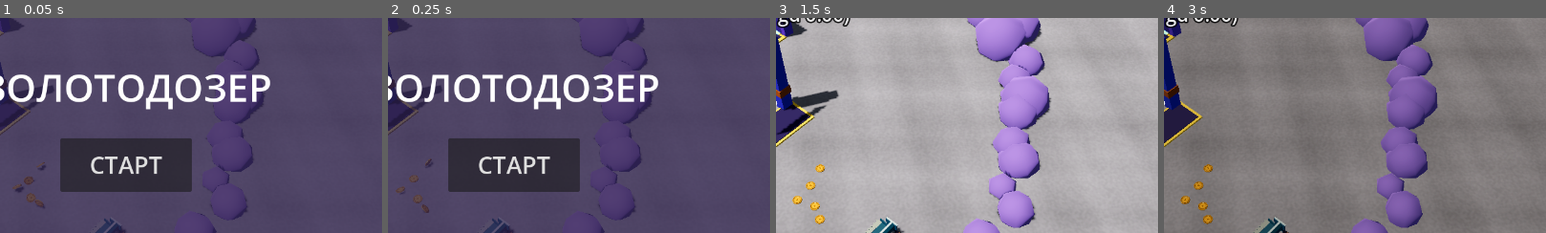
Above: before the commit, frames 1-4 (left to right).
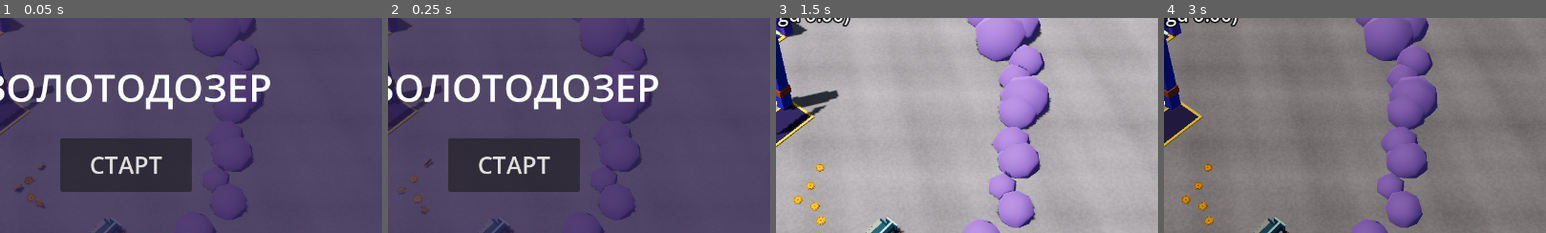
Above: after the commit, the same moments.

Repository: ui99ru/gold-harvester
Game: Godot game, scene res://scenes/game.tscn
Same seed, same stepped clock (60 frames per second), same inputs: the game is played once before the commit and once after it.
Inputs:
- Up to frame 1 (0.05 s): no input
- Up to frame 2 (0.25 s): no input
- Up to frame 3 (1.5 s): click "СТАРТ" at 0.5 s; click "🔊" at 1.25 s
- Up to frame 4 (3 s): click "🔇" at 2 s; click "Тени" at 2.75 s
The pictures show only the part of the screen within x 34-84%, y 21-71%; the shares and areas given below are measured in that part.

The runs differ from the first frame. In frame 1, less than 0.1% of the frame differs, in the area x 8-9%, y 81-82%; in frame 2, less than 0.1%; in frame 3, 0.2%, in the area x 4-13%, y 67-97%; in frame 4, 0.2%.

Commit message:
perf(godot): откат на CylinderShape3D — convex проиграл A/B
Чистый A/B на одной CI-машине: цилиндр на ~18% БЫСТРЕЕ 12-гранной призмы
(stress 1000: 17.4 vs 21.4 мс; bucket: 8.6 vs 9.1). Гипотеза «цилиндр
дорог в Jolt» опровергнута. Цилиндр — по умолчанию; convex под флагом
--coin-convex для будущих сверок.

Главный вывод замеров: физика НЕ катастрофична (stress 1000 ~17 мс,
bucket ~9 мс на десктопе — в лиге web Rapier 11 мс). «500 мс» были эрой
плотной башни спавна, убиты O3c (волна). perf-smoke вернул к одиночным
прогонам.

https://claude.ai/code/session_01UZ8WSJhHHqHgisrGLfaC5C

Diff:
--- a/godot/scripts/coin.gd
+++ b/godot/scripts/coin.gd
@@ -37,7 +37,7 @@
 var dormant := false
 
 static var _shape: Shape3D
-static var collision_cylinder := false   # A/B (--coin-cyl): True = CylinderShape3D (старое), иначе convex
+static var force_convex := false   # A/B (--coin-convex): true → 12-гранная призма. По умолчанию CylinderShape3D — замер показал, что цилиндр в Jolt на ~18% БЫСТРЕЕ convex
 static var _mesh: CylinderMesh
 static var _material: StandardMaterial3D
 static var _phys_material: PhysicsMaterial
@@ -46,16 +46,11 @@
 static func _ensure_shared() -> void:
 	if _shape:
 		return
-	# Коллизия по умолчанию — 12-гранная призма (ConvexPolygonShape3D), НЕ цилиндр:
-	# в Jolt цилиндр-цилиндр контакты дорогие (док Jolt рекомендует convex hull), а
-	# Rapier (web) цилиндры считает дёшево. Флаг collision_cylinder (--coin-cyl) даёт
-	# A/B со старым CylinderShape3D на той же машине. Меш — всегда диск.
-	if collision_cylinder:
-		var cyl := CylinderShape3D.new()
-		cyl.radius = RADIUS
-		cyl.height = THICKNESS
-		_shape = cyl
-	else:
+	# Коллизия монеты — CylinderShape3D (по умолчанию). Гипотезу «цилиндр дорог в
+	# Jolt» проверили A/B-смоуком: цилиндр на ~18% БЫСТРЕЕ 12-гранной призмы
+	# (stress 1000: 17.4 vs 21.4 мс). Convex оставлен под флагом --coin-convex
+	# только для будущих сверок. Меш — всегда диск.
+	if force_convex:
 		var hull := ConvexPolygonShape3D.new()
 		var hull_pts := PackedVector3Array()
 		var sides := 12
@@ -67,6 +62,11 @@
 			hull_pts.append(Vector3(cx, -THICKNESS * 0.5, cz))
 		hull.points = hull_pts
 		_shape = hull
+	else:
+		var cyl := CylinderShape3D.new()
+		cyl.radius = RADIUS
+		cyl.height = THICKNESS
+		_shape = cyl
 
 	_mesh = CylinderMesh.new()
 	_mesh.top_radius = RADIUS
--- a/godot/scripts/game.gd
+++ b/godot/scripts/game.gd
@@ -348,8 +348,8 @@
 			seeded = true
 		elif arg.begins_with("--coins="):
 			_pool_size_override = int(arg.get_slice("=", 1))  # свип размера пула
-		elif arg == "--coin-cyl":
-			Coin.collision_cylinder = true  # A/B формы коллайдера (до pool.setup → до _ensure_shared)
+		elif arg == "--coin-convex":
+			Coin.force_convex = true  # A/B формы коллайдера (до pool.setup → до _ensure_shared)
 		elif arg.begins_with("--smoke-"):
 			_smoke_mode = arg.trim_prefix("--smoke-")
 			test_mode = true
Not shown, changed: .github/workflows/perf-smoke.yml
Not shown, changed: docs/BACKLOG.md
